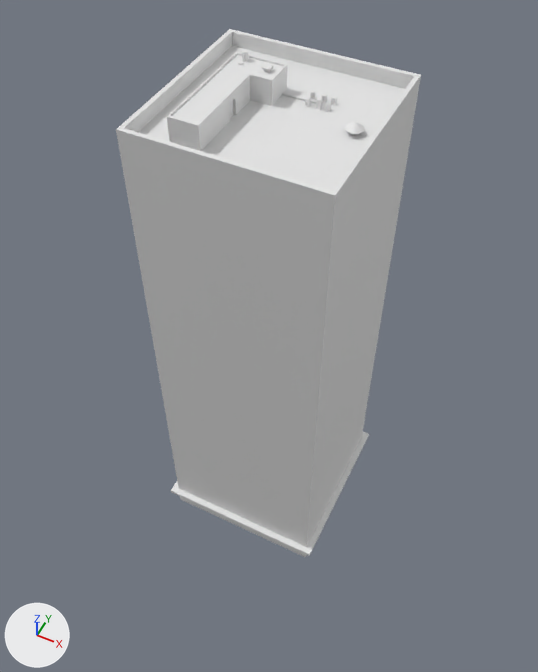
Renders of the OBJ model Resources/Models/budynek5.obj from each side of a commit.
Before and after are seen from a camera (50 mm lens) standing at (2.6, -5.32, 9.69) and looking at (-0.37, 0.61, 2.27). Arrows for +X, +Y and +Z are at lower left; the lights stay in place. Where no turn or scale is listed for an object, it has been applied to the vertices.

In view in the first picture: 'HighRise1_Cube.001'.
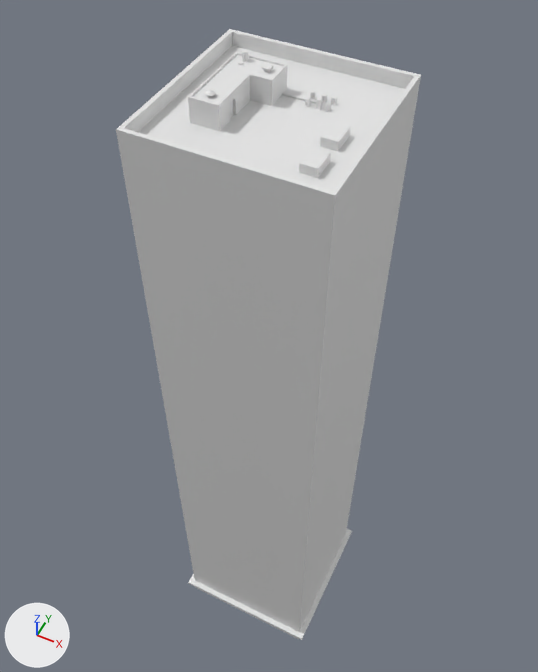
The newer file is also turned or shifted as a whole; pictures and numbers use the older file's frame.

What differs and where, as boxes (x1, y1, x2, y2) in the pictures (538 x 672 px; the box of a moved part takes in the faces that stretch with it):
'HighRise1_Cube.001', reshaped (16% taller): before (116, 29, 421, 557); after (116, 29, 421, 640)
part 1 of me_highrise1_cube_001, moved or reshaped: before (171, 432, 369, 556); after (188, 529, 352, 640)
part 2 of me_highrise1_cube_001, added: after (299, 147, 331, 178)
part 3 of me_highrise1_cube_001, added: after (320, 122, 350, 151)
part 4 of me_highrise1_cube_001, moved or reshaped: before (167, 92, 365, 557); after (177, 90, 363, 639)

What changed in the scene script:
```text
Change me_highrise1_cube_001:
    used by ob_highrise1_cube_001; location = (0.0, 0.0, 0.0)
    remove me_highrise1_cube_001.from_pydata(...)  # 505 vertices, 922 faces; spans x -1.08..1.08, y -1.08..1.08, z 0.0..6.35
    add me_highrise1_cube_001.from_pydata(...)  # 521 vertices, 946 faces; spans x -1.08..1.08, y -1.08..1.08, z -3.09..6.35
    me_highrise1_cube_001 part 1: the loose piece of 8 vertices spanning x -1.08..1.08, y -1.08..1.08, z 0.27..0.32 is moved by (0.0, 0.0, -3.09)
    me_highrise1_cube_001 part 2: a new loose piece, a box spanning x 0.55..0.72, y -0.68..-0.42, z 5.99..6.11
    me_highrise1_cube_001 part 3: a new loose piece, a box spanning x 0.55..0.72, y -0.26..-0.01, z 5.99..6.11
    me_highrise1_cube_001 part 4
    8 vertices are removed from x -1.0..1.0, y -1.0..1.0, z 0.0..0.27
    61 faces are deleted
    28 vertices in x -0.62..-0.32, y -0.78..-0.76, z 6.01..6.28 move by (0.0, 0.34, 0.0)
    65 vertices move from x 0.65..0.82, y -0.03..0.14, z 6.02..6.14 to x -0.51..-0.42, y -0.36..-0.27, z 6.26..6.32
    8 vertices are added at x -1.0..1.0, y -1.0..1.0, z -3.09..-2.82
    61 new faces join them
```
